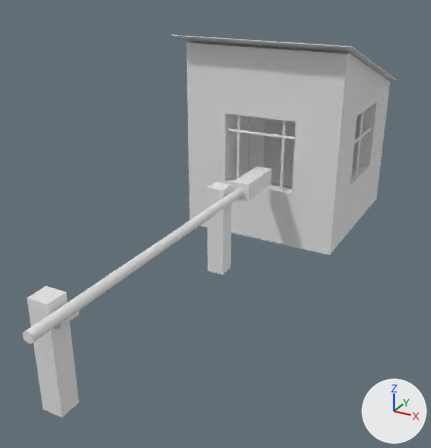
One commit to the FBX model Waerterhaus.fbx: the scene before it, then after it.
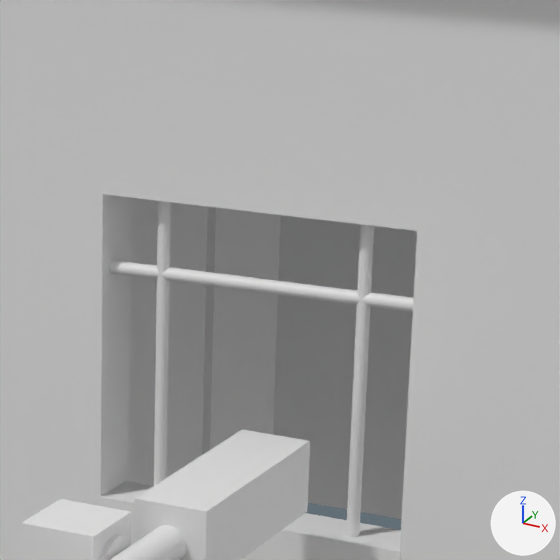
Old and new are each drawn whole from a camera (50 mm lens) standing at (0.1473, -0.2418, 0.1652) and looking at (0.0017, 0.023, 0.0328) and again close up on the part from 47% to 76% of the width and 16% to 44% of the height. Arrows for +X, +Y and +Z are at lower right; the lights stay in place. Materials are left out; every surface is plain grey. Where no turn or scale is listed for an object, it has been applied to the vertices.

The older version as bpy lines, for what is in view:
```python
me_mesh_009 = bpy.data.meshes.new('Mesh.009')
me_mesh_009.from_pydata(...)  # a 20-sided cylinder along z spanning x -0.0009..0.0009, y -0.0009..0.0009, z -0.035..0.035
me_mesh_009.materials.append(mat_phong3)
me_mesh_010 = bpy.data.meshes.new('Mesh.010')
me_mesh_010.from_pydata(...)  # a 20-sided cylinder along z spanning x -0.0009..0.0009, y -0.0009..0.0009, z -0.035..0.035
me_mesh_010.materials.append(mat_phong3)
me_mesh_011 = bpy.data.meshes.new('Mesh.011')
me_mesh_011.from_pydata(...)  # 42 vertices, 60 faces; spans x -0.044..0.044, y -0.0009..0.0009, z -0.0015..0.0015
me_mesh_011.materials.append(mat_phong3)
ob_pcylinder6 = bpy.data.objects.new('pCylinder6', me_mesh_009)
ob_pcylinder6.location = (0.015, 0.0835, 0.0706)
ob_pcylinder7 = bpy.data.objects.new('pCylinder7', me_mesh_010)
ob_pcylinder7.location = (-0.015, 0.0835, 0.0706)
ob_pcylinder8 = bpy.data.objects.new('pCylinder8', me_mesh_011)
ob_pcylinder8.location = (0.0001, 0.0835, 0.069)
# also in view: 'pCylinder5' at (0.0076, -0.0252, 0.0469); 'pCube6' at (-0.0471, 0.1351, 0.06); 'pCube2' at (0.0, 0.1868, 0.045); 'pCube16' at (0.0, 0.0851, 0.06); 'pCube10' at (0.0078, 0.0565, 0.0471)
```
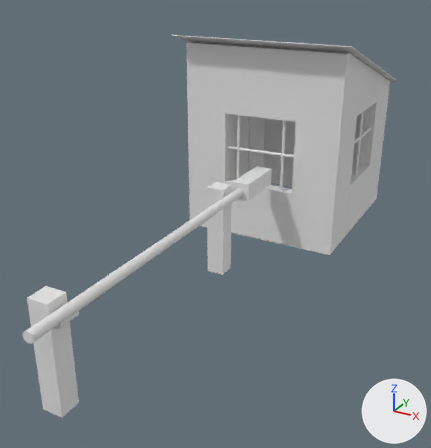
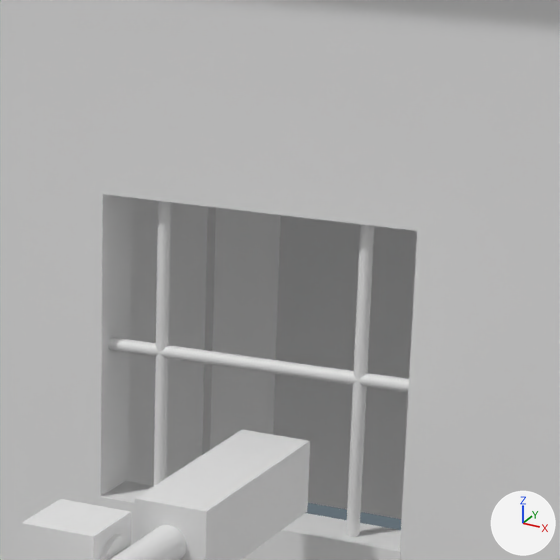
What differs and where, as boxes [x1, y1, x2, y2] in the close-ups (560 x 560 px):
```json
{"object": "pCylinder8", "change": "moved", "before": [109, 260, 413, 312], "after": [108, 337, 409, 393]}
```

Edits to the scene script, one JSON object a line:
```json
{"op": "set", "path": "ob_pcylinder8.location", "old": "(0.0001, 0.0835, 0.069)", "new": "(0.0001, 0.0835, 0.0578)"}
```
